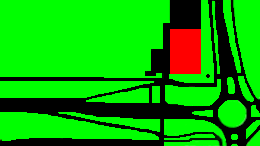
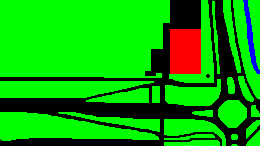
Comparing the layer stacks of the two (260, 146) images. Changes:
painted on "download.jfif" over [151, 0, 260, 146]
